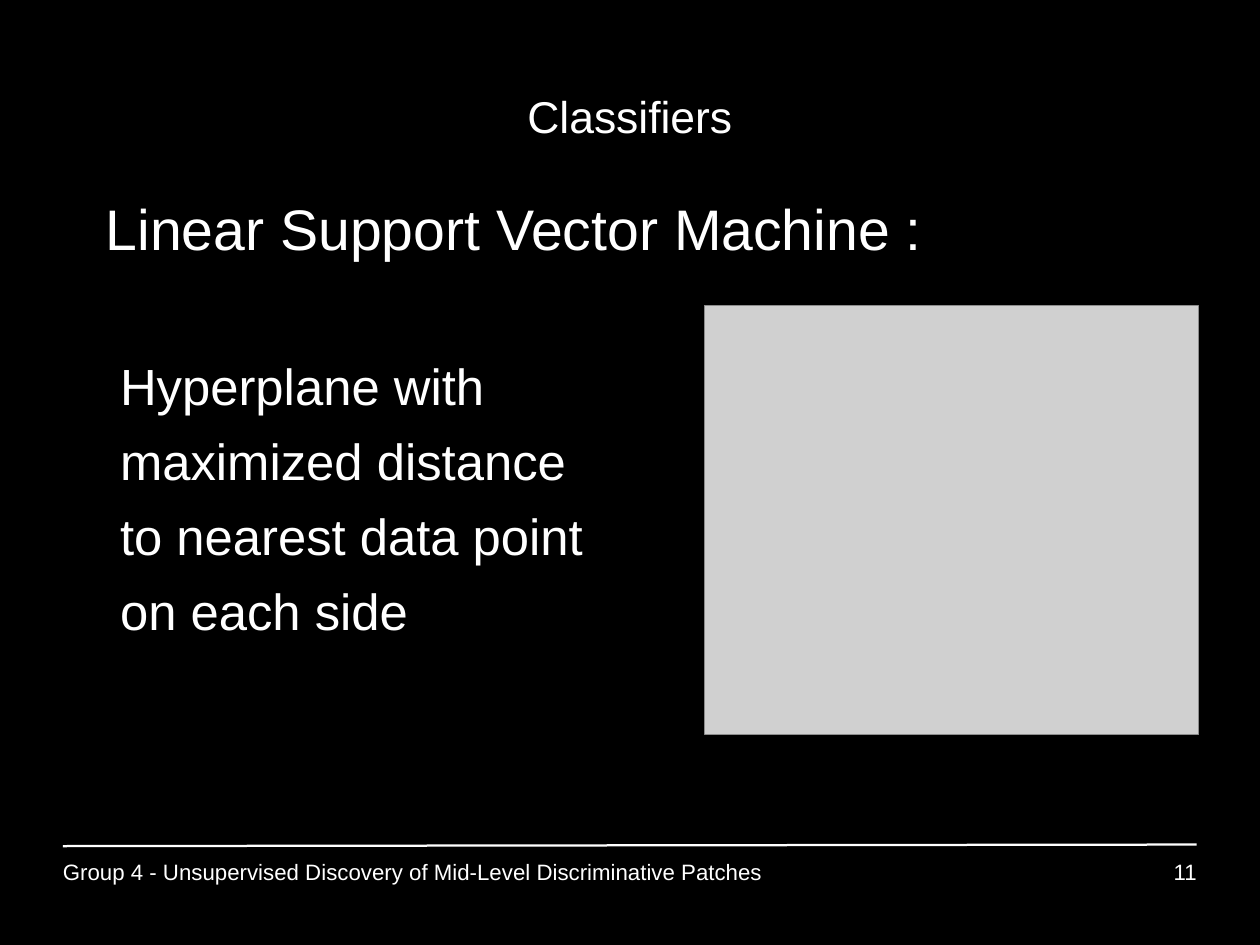
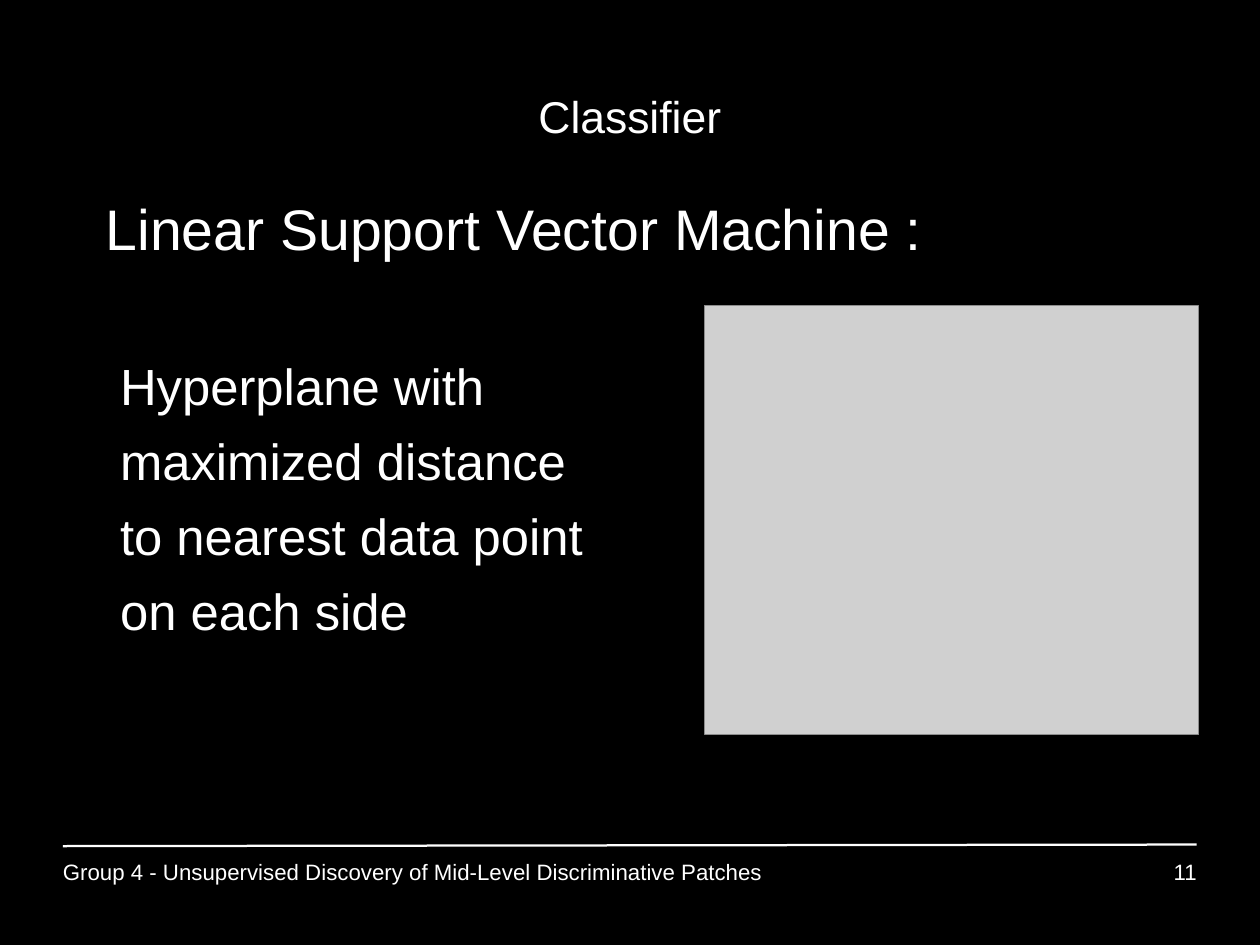
Before and after one commit to GiannisPapadopoulos/DiscriminativePatches, a slide deck: slide 11 of presentations/period3/MAI_Project1_Group4.ppt. Drawn at 1260x945 pixels with LibreOffice and Linux fonts; fonts in the diff are those of the drawing; grey boxes stand for pictures. Boxes give left, top, right and bottom in pixels: in the first picture for what was removed or moved away, otherwise in the second. Text is boxed around its words. In the diff, an @@ line names an element or a change of style, - is before the commit and + after.

Commit message:
typos

```diff
--- a/presentations/period3/MAI_Project1_Group4.ppt
+++ b/presentations/period3/MAI_Project1_Group4.ppt
@@ title at [538,100,721,134]: text changed @@
-Classifiers
+Classifier
```
Also in this commit, not shown: 3 other slides changed.
